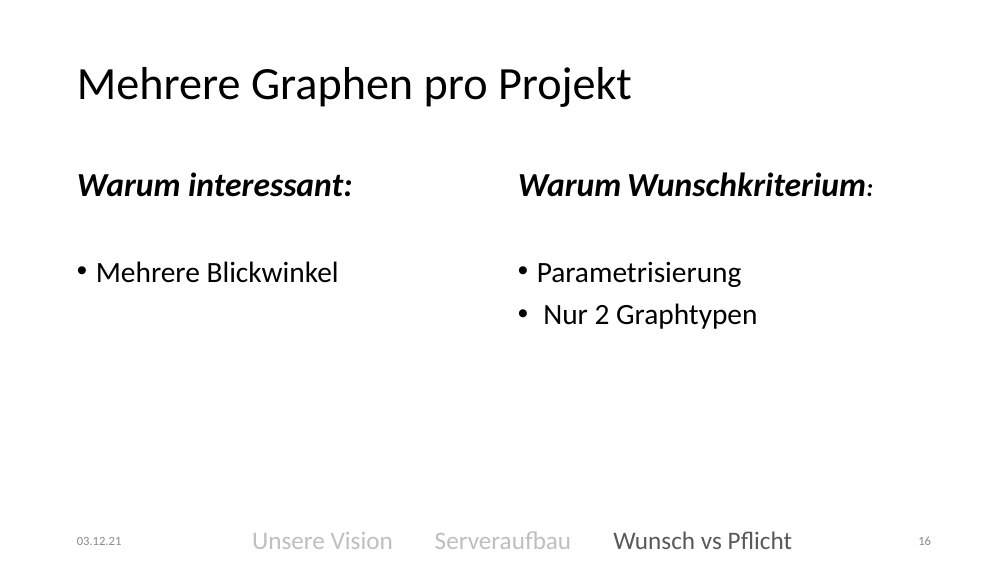
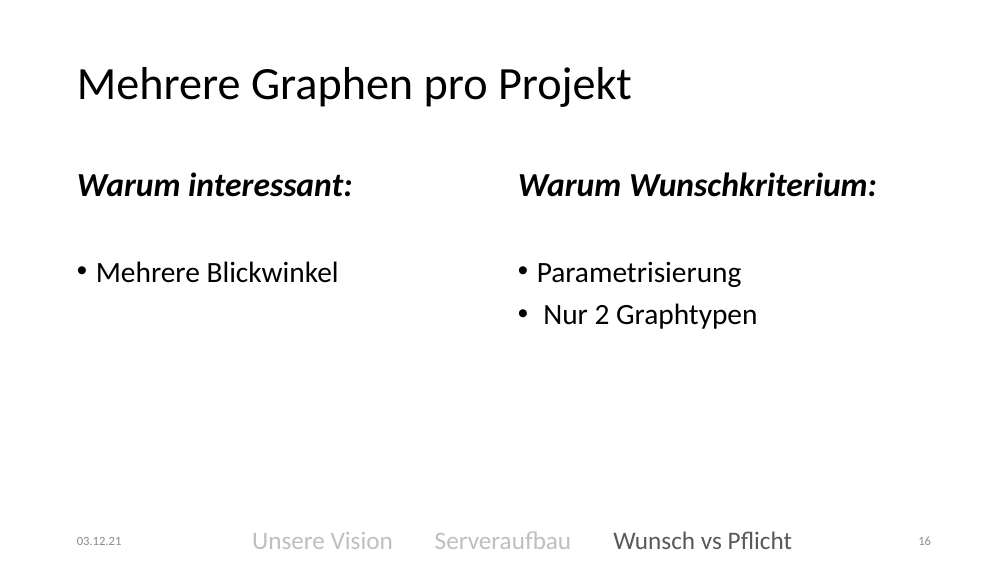
Before and after one commit to kittyahy/PSEAppGruppe2, a slide deck: slide 16 of Praesentationen/01-Definitionsphase/Präsentation.pptx. Drawn at 1008x567 pixels with LibreOffice and Linux fonts; fonts in the diff are those of the drawing. Boxes give left, top, right and bottom in pixels: in the first picture for what was removed or moved away, otherwise in the second. Text is boxed around its words. In the diff, an @@ line names an element or a change of style, - is before the commit and + after.

```diff
--- a/Praesentationen/01-Definitionsphase/Präsentation.pptx
+++ b/Praesentationen/01-Definitionsphase/Präsentation.pptx
@@ text "Warum Wunschkriterium:" at box(518, 172, 877, 197): size 24 to 32 pt in "Wunschkriterium:" @@
```
Also in this commit, not shown: 2 other slides changed, 1 other file.
